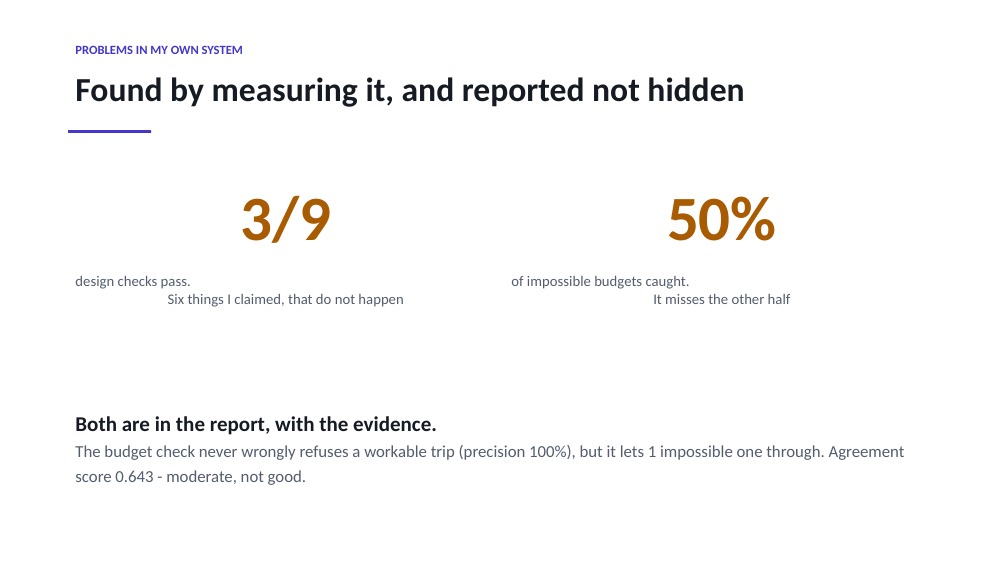
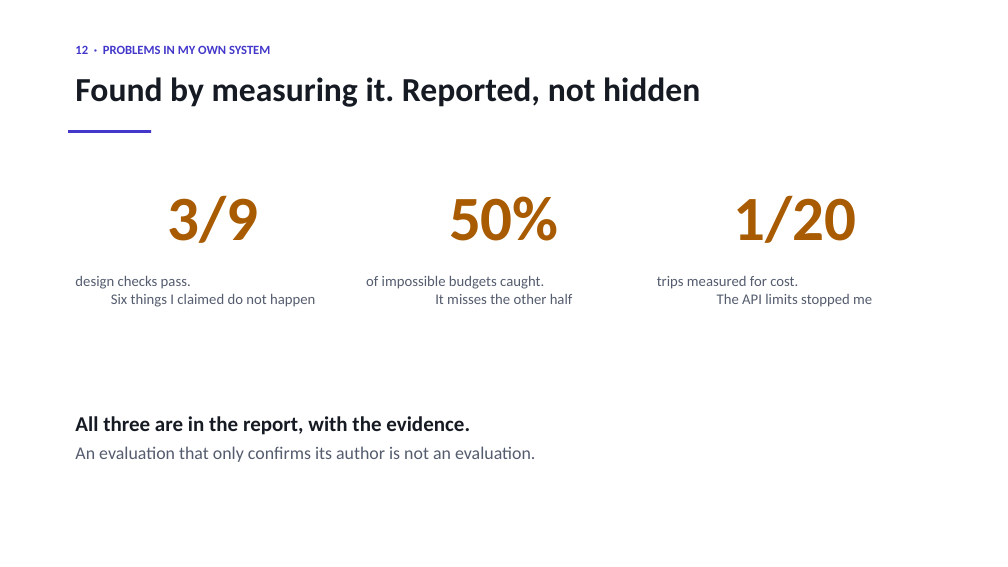
Before and after one commit to sherali143/Trip-Planner, a slide deck: slide 13 of submission/CMP7200_Viva_Presentation.pptx. Drawn at 1008x567 pixels with LibreOffice and Linux fonts; fonts in the diff are those of the drawing. Boxes give left, top, right and bottom in pixels: in the first picture for what was removed or moved away, otherwise in the second. Text is boxed around its words. In the diff, an @@ line names an element or a change of style, - is before the commit and + after.

Commit message:
Rebuild the viva deck around what a supervisor needs to follow
15 numbered slides, 619 words, 41 a slide. Shorter than before and every slide
now carries one specific thing rather than a general point.

Five slides are new or rebuilt around detail that existed in the project and had
never been shown.

AGENTS AND THEIR TOOLS gives the exact counts per version, read off the code:
the hotel agent held 8 tools and 10 loop steps in B, one tool and three steps in
C, and does not exist in D. Twenty tool slots down to four. That table is the
cost argument in one picture, because every loop step re-sends every tool
description the agent holds.

WHAT THE USER SEES uses a new figure of the web page - the four form groups, the
seven live steps colour-coded by whether they use AI, and the six result tabs.
Drawn rather than screenshotted, because a screenshot is one run at one window
width, and the layout validator checks it at 300 dpi like every other figure.

HOW A TOOL CALL WORKS states the benefit plainly: inputs checked against a schema
before they reach an API, and every reply saved so the same request is never
bought twice.

BUDGET: DIVIDING THE MONEY shows what changes when the traveller says "a luxury
stay" versus "I can compromise", which is the feature the supervisor asked for and
the deck never mentioned.

BUDGET: IS THE TRIP EVEN POSSIBLE shows the refusal with its reasoning - asked
for $800, floor is $837, refused - and every one of those figures is now computed
from the scenario file and the cost model at build time. They were typed when I
first drafted the slide, which is exactly the thing this project spent a
perturbation proof forbidding.

Wording rewritten throughout into what a person would say out loud: "When is AI
worth paying for?", "Could I write this step as ordinary code?", "Use AI where a
step needs thinking. Everywhere else, it is just a bill."

9/9 figures valid, 403 tests, all three documents rebuilt, no API calls.

```diff
--- a/submission/CMP7200_Viva_Presentation.pptx
+++ b/submission/CMP7200_Viva_Presentation.pptx
@@ text at box(75, 45, 270, 54): text changed @@
-PROBLEMS IN MY OWN SYSTEM
+12 · PROBLEMS IN MY OWN SYSTEM
@@ text at box(75, 77, 700, 107): text changed @@
-Found by measuring it, and reported not hidden
+Found by measuring it. Reported, not hidden
@@ text "3/9": place and size @@
-text "3/9" at box(241, 195, 332, 243)
+text "3/9" at box(168, 195, 259, 243)
@@ text "50%": place and size @@
-text "50%" at box(667, 196, 777, 241)
+text "50%" at box(449, 196, 559, 241)
@@ text added at box(733, 195, 856, 243), 60 pt, text #A85B00, bold @@
+1/20
@@ text "of impossible budgets caught. It ..." rewrapped from box(511, 276, 791, 304) to box(366, 276, 573, 304) @@
@@ text at box(75, 276, 315, 307): text changed @@
-design checks pass.
-Six things I claimed, that do not happen
+design checks pass.
+Six things I claimed do not happen
@@ text added at box(657, 276, 872, 307), 14 pt, text #545C6E @@
+trips measured for cost.
+The API limits stopped me
@@ text at box(75, 416, 535, 462): text changed; size 16 to 17 pt @@
-Both are in the report, with the evidence.
-The budget check never wrongly refuses a workable trip (precision 100%), but it lets 1 impossible one through. Agreement score 0.643 - moderate, not good.
+All three are in the report, with the evidence.
+An evaluation that only confirms its author is not an evaluation.
```
Also in this commit, not shown: 9 other slides changed, 5 slides added, 7 slides removed, 5 other files.
